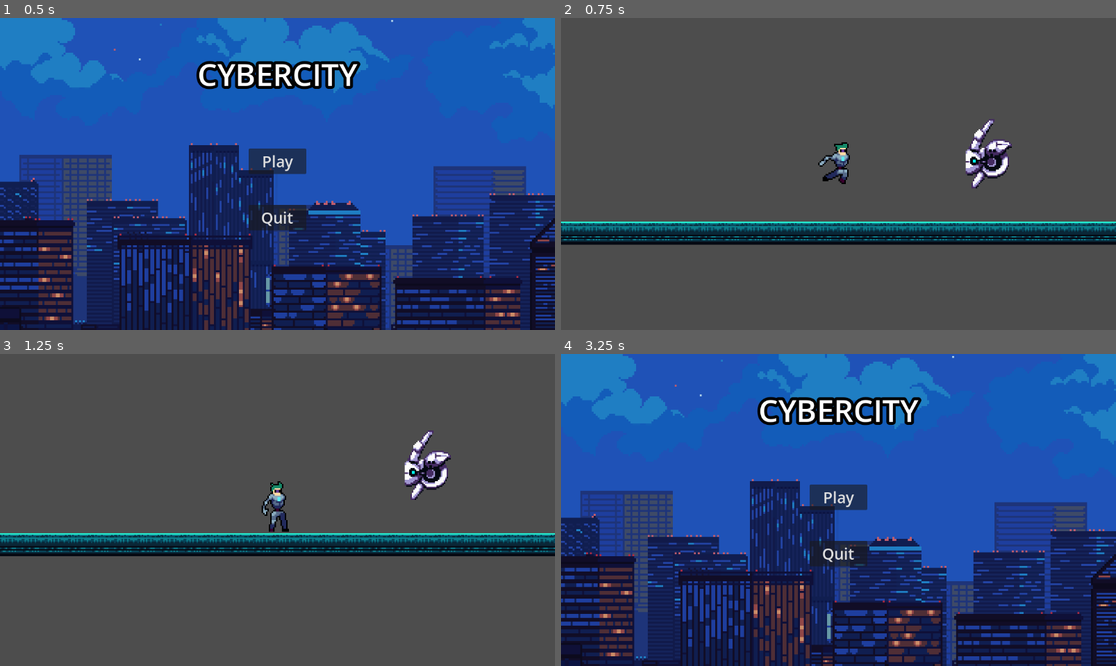
Above: before the commit, frames 1-4 (two rows, left to right).
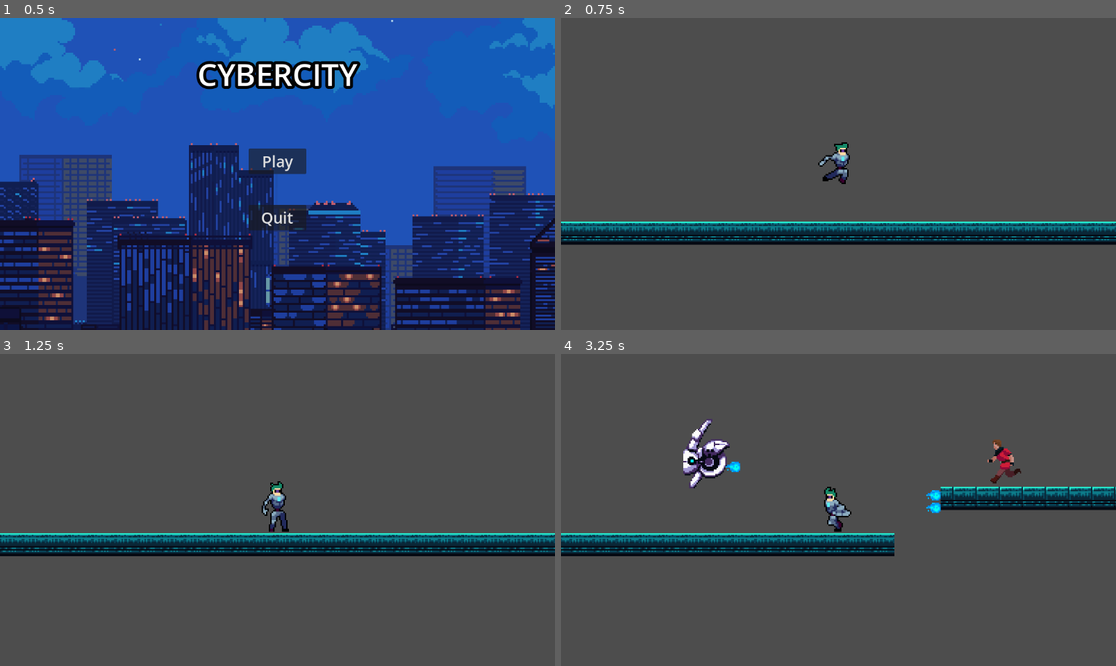
Above: after the commit, the same moments.

Repository: pranavReddy120/CyberCityV3
Game: Godot game, scene res://Scenes/main_menu.tscn
Same seed, same stepped clock (60 frames per second), same inputs: the game is played once before the commit and once after it.
Inputs:
- Up to frame 1 (0.5 s): no input
- Up to frame 2 (0.75 s): click "Play" at 0.5 s
- Up to frame 3 (1.25 s): no input
- Up to frame 4 (3.25 s): hold Right (right) 1.28-2.78 s; tap Space (shoot) at 1.35, 2.1, 2.85 s; tap Up (jump) at 1.52, 2.27 s; hold Left (left) from 2.78 s (still down)

Frame 1 is identical in both runs. In frame 2, 1.0% of the frame differs, in the area x 72-82%, y 32-55%; in frame 3, 1.0%; in frame 4, 99%, in the area x 0-100%, y 0-100%.

Commit message:
melee enemy starter code

Diff:
--- a/Scenes/level_1.tscn
+++ b/Scenes/level_1.tscn
@@ -1,8 +1,7 @@
-[gd_scene load_steps=11 format=3 uid="uid://bff0gi8mqip4c"]
+[gd_scene load_steps=10 format=3 uid="uid://bff0gi8mqip4c"]
 
 [ext_resource type="Script" path="res://Scripts/world.gd" id="1_g24yu"]
 [ext_resource type="PackedScene" uid="uid://twwk2qsirfci" path="res://Scenes/player.tscn" id="2_58w10"]
-[ext_resource type="PackedScene" uid="uid://ck2to62dnqdjw" path="res://Scenes/enemy.tscn" id="3_pi8ra"]
 [ext_resource type="Texture2D" uid="uid://bw7lscyrufmgv" path="res://Assets/tileset.png" id="4_dknmv"]
 [ext_resource type="PackedScene" uid="uid://c12vp32p0xbv1" path="res://Scenes/killzone.tscn" id="5_77gvm"]
 [ext_resource type="PackedScene" uid="uid://se4cvdw7q5ny" path="res://Scenes/portal.tscn" id="6_e8f2l"]
@@ -59,9 +58,6 @@
 zoom = Vector2(3, 3)
 limit_bottom = 200
 
-[node name="Enemy" parent="." instance=ExtResource("3_pi8ra")]
-position = Vector2(104, 0)
-
 [node name="Enemy_Spawner" type="Timer" parent="."]
 wait_time = 2.0
 autostart = true
--- a/Scenes/melee.tscn
+++ b/Scenes/melee.tscn
@@ -111,9 +111,8 @@
 position = Vector2(1, -18)
 scale = Vector2(0.865, 0.865)
 sprite_frames = SubResource("SpriteFrames_bmyl8")
-animation = &"attack"
+animation = &"run"
 autoplay = "run"
-frame_progress = 0.896687
 
 [node name="Hitbox" type="CollisionShape2D" parent="."]
 position = Vector2(0, -19)
@@ -132,11 +131,15 @@
 [node name="Timer" type="Timer" parent="."]
 
 [node name="Swing" type="Area2D" parent="."]
+monitoring = false
+monitorable = false
 
 [node name="CollisionShape2D" type="CollisionShape2D" parent="Swing"]
 modulate = Color(0, 0, 1, 1)
 position = Vector2(25, -18)
 shape = SubResource("CircleShape2D_n7whl")
 
-[connection signal="area_entered" from="Attack" to="." method="_on_attack_area_entered"]
+[connection signal="body_entered" from="Attack" to="." method="_on_attack_body_entered"]
+[connection signal="body_exited" from="Attack" to="." method="_on_attack_body_exited"]
 [connection signal="timeout" from="Timer" to="." method="_on_timer_timeout"]
+[connection signal="body_entered" from="Swing" to="." method="_on_swing_body_entered"]
--- a/Scripts/melee.gd
+++ b/Scripts/melee.gd
@@ -12,6 +12,7 @@
 	$AnimatedSprite2D.play("run")
 
 func _physics_process(delta):
+
 	if not is_on_floor():
 		velocity.y += gravity * delta
 
@@ -30,11 +31,28 @@
 		speed = abs(speed) * -1
 
 
-func _on_attack_area_entered(body):
-	if body.is_in_group("player"):
-		body.get_node("AnimatedSprite2D").modulate = Color(1,0,0)
-		await get_tree().create_timer(0.2).timeout
-		timer.start()
-
 func _on_timer_timeout():
 	GameManager.transition_to_scene(main_menu.resource_path)
+
+func hit():
+	$Swing.monitering = true
+
+func end_hit():
+	$Swing.monitering = false
+
+func start_walk():
+	$AnimatedSprite2D.play("run")
+
+func _on_attack_body_entered(body):
+	$AnimatedSprite2D.play("attack")
+
+
+func _on_swing_body_entered(body):
+		if body.is_in_group("player"):
+			body.get_node("AnimatedSprite2D").modulate = Color(1,0,0)
+			await get_tree().create_timer(0.2).timeout
+			timer.start()
+
+
+func _on_attack_body_exited(body):
+	start_walk()
